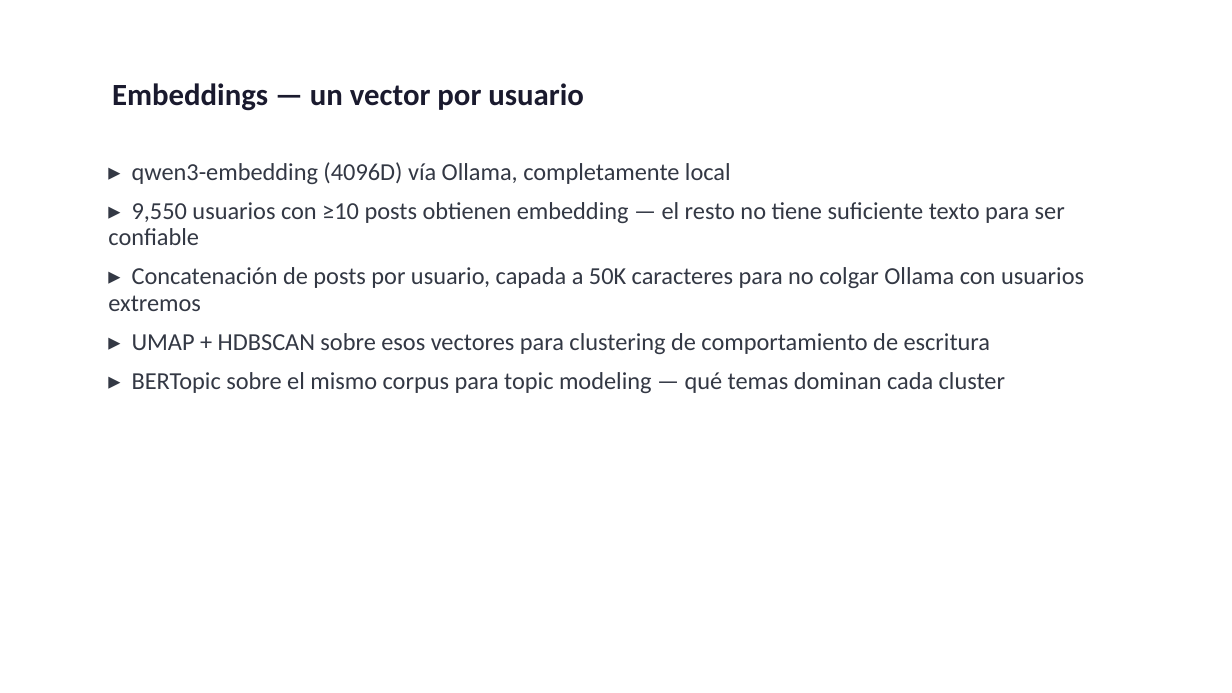
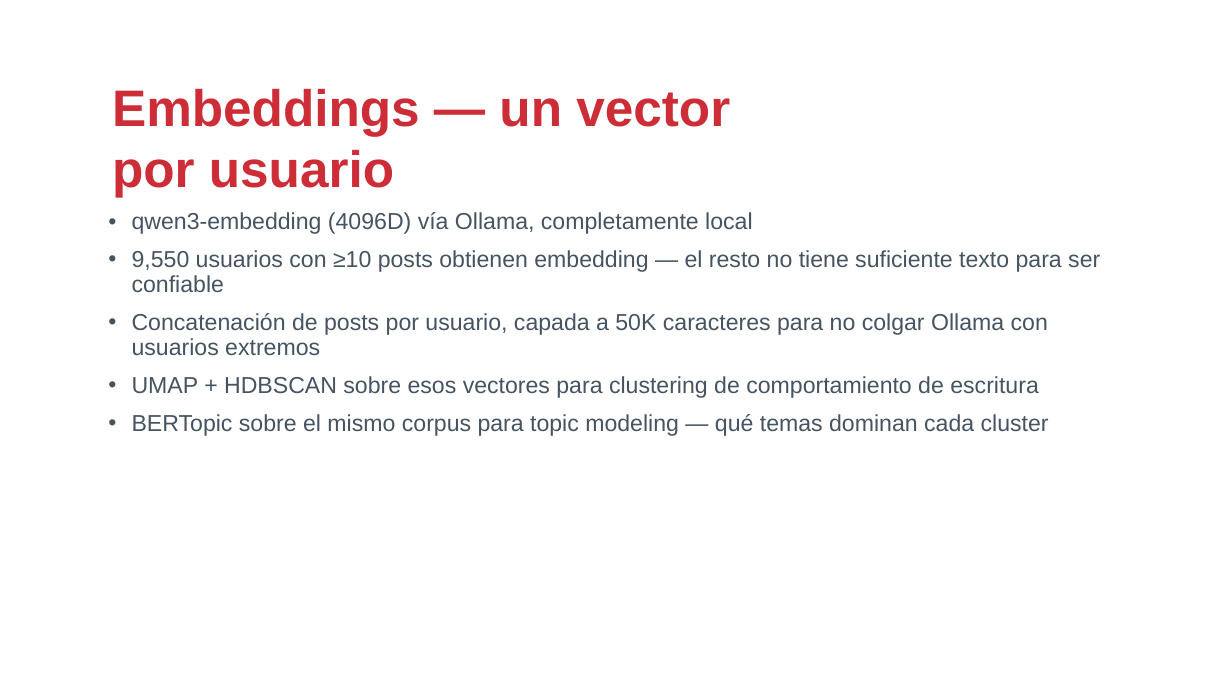
Before and after one commit to drj3ky11/FearOfTheDark, a slide deck: slide 15 of CardingForums/csbc26_caso_cardingforums.pptx. Drawn at 1232x693 pixels with LibreOffice and Linux fonts; fonts in the diff are those of the drawing; background and template pictures are left out. Boxes give left, top, right and bottom in pixels: in the first picture for what was removed or moved away, otherwise in the second. Text is boxed around its words. In the diff, an @@ line names an element or a change of style, - is before the commit and + after.

```diff
--- a/CardingForums/csbc26_caso_cardingforums.pptx
+++ b/CardingForums/csbc26_caso_cardingforums.pptx
@@ text "Embeddings — un vector por ..." at box(112, 89, 730, 198): size 24 to 40 pt, font Calibri to Arial, text colour #1A1A2E to #CD2D37 @@
@@ text at box(132, 212, 1100, 436): text changed; size 19 to 18 pt; font Calibri to Arial; text colour #333844 to #465461 @@
-▸ qwen3-embedding (4096D) vía Ollama, completamente local
-▸ 9,550 usuarios con ≥10 posts obtienen embedding — el resto no tiene suficiente texto para ser confiable
-▸ Concatenación de posts por usuario, capada a 50K caracteres para no colgar Ollama con usuarios extremos
-▸ UMAP + HDBSCAN sobre esos vectores para clustering de comportamiento de escritura
-▸ BERTopic sobre el mismo corpus para topic modeling — qué temas dominan cada cluster
+• qwen3-embedding (4096D) vía Ollama, completamente local
+• 9,550 usuarios con ≥10 posts obtienen embedding — el resto no tiene suficiente texto para ser confiable
+• Concatenación de posts por usuario, capada a 50K caracteres para no colgar Ollama con usuarios extremos
+• UMAP + HDBSCAN sobre esos vectores para clustering de comportamiento de escritura
+• BERTopic sobre el mismo corpus para topic modeling — qué temas dominan cada cluster
```
Also in this commit, not shown: 20 other slides changed, 7 other files.
